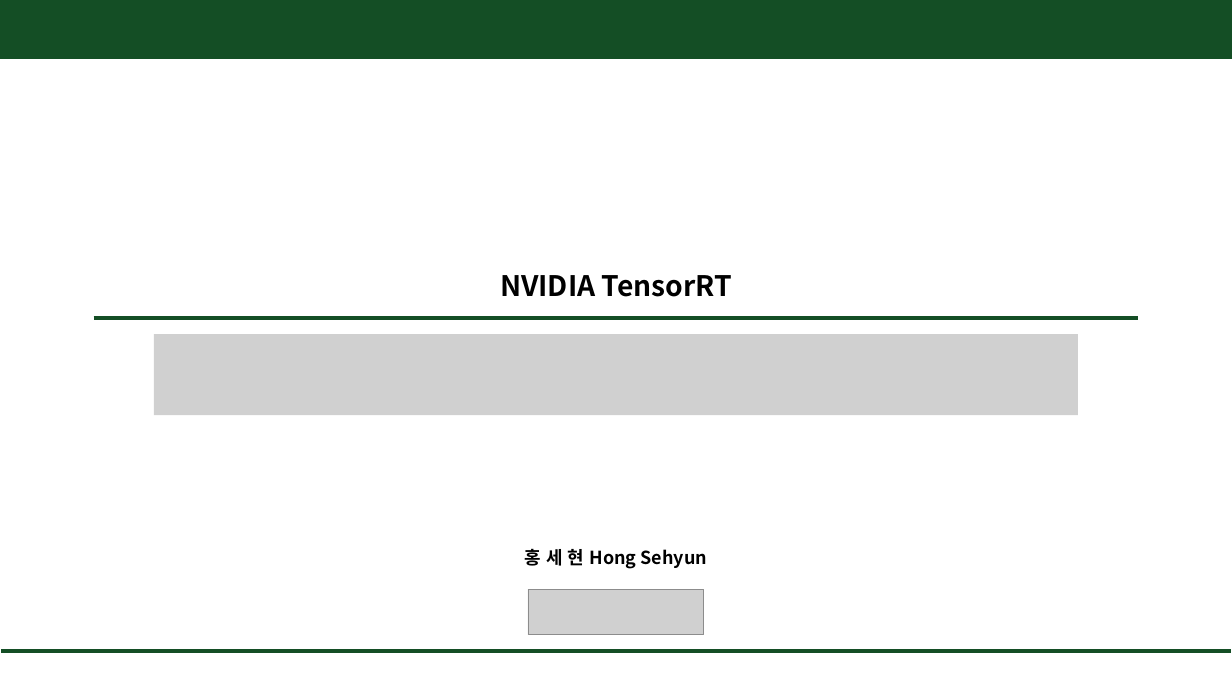
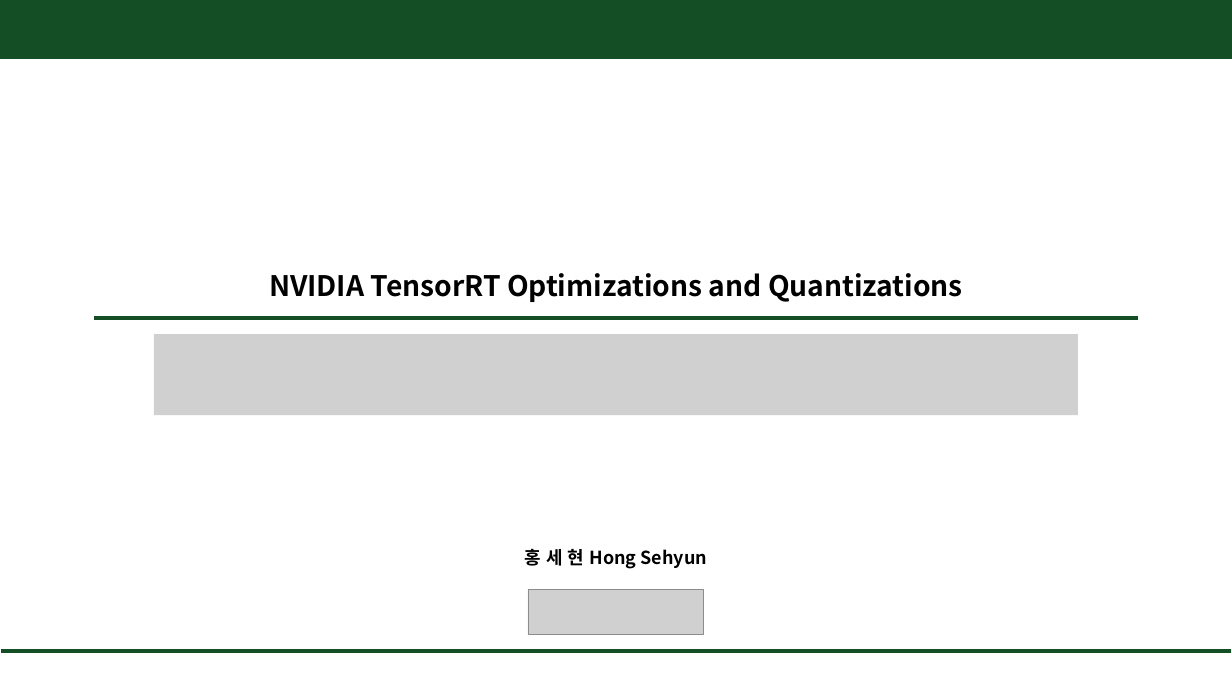
Before and after one commit to Hongsehyun/SV_Intern_Memo, a slide deck: slide 1 of 1. Study Summary/Paper Review/[3rd_Paper Review] NVIDIA TensorRT - Inference 최적화 및 가속화를 위한 NVIDIA의 Toolkit.pptx. Drawn at 1232x693 pixels with LibreOffice and Linux fonts; fonts in the diff are those of the drawing; grey boxes stand for pictures. Boxes give left, top, right and bottom in pixels: in the first picture for what was removed or moved away, otherwise in the second. Text is boxed around its words. In the diff, an @@ line names an element or a change of style, - is before the commit and + after.

```diff
--- a/1. Study Summary/Paper Review/[3rd_Paper Review] NVIDIA TensorRT - Inference 최적화 및 가속화를 위한 NVIDIA의 Toolkit.pptx
+++ b/1. Study Summary/Paper Review/[3rd_Paper Review] NVIDIA TensorRT - Inference 최적화 및 가속화를 위한 NVIDIA의 Toolkit.pptx
@@ title at [269,273,963,302]: text changed @@
-NVIDIA TensorRT
+NVIDIA TensorRT Optimizations and Quantizations
```
Also in this commit, not shown: 3 other slides changed, 1 slide added, 1 slide removed, 1 other file.
